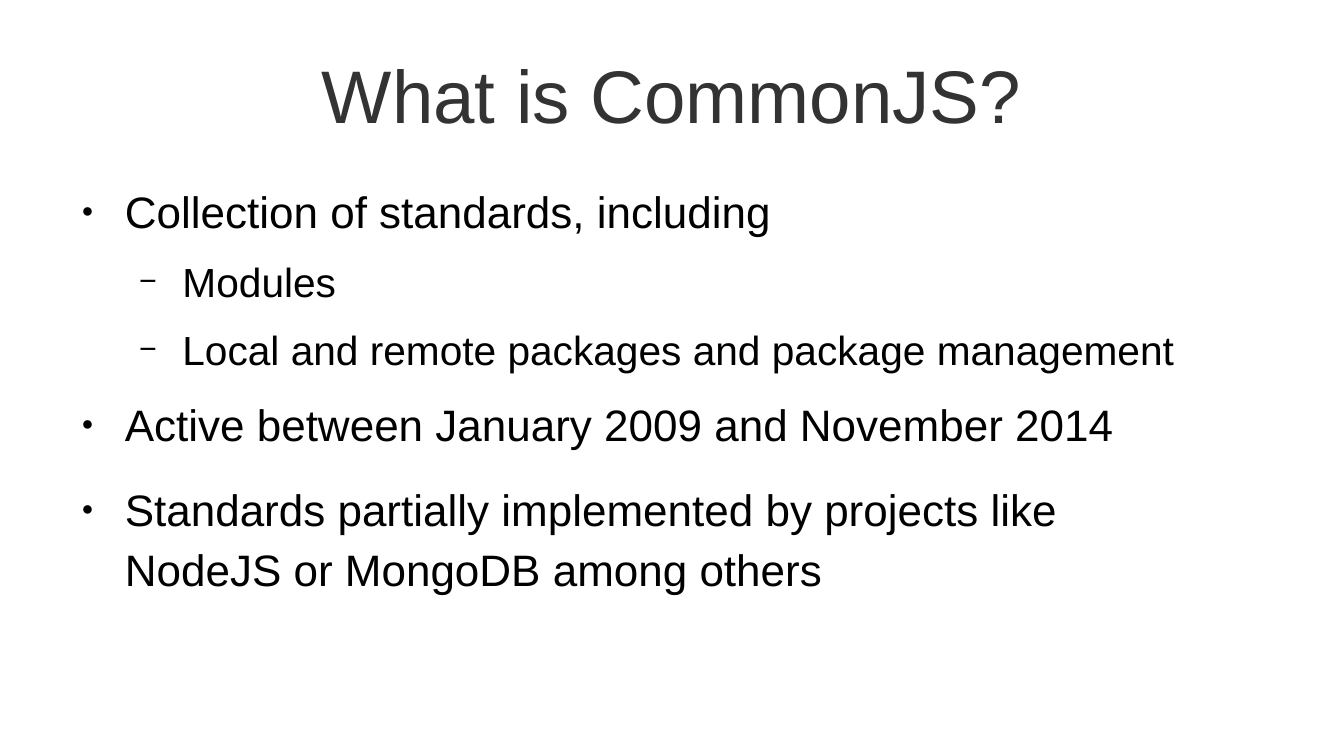
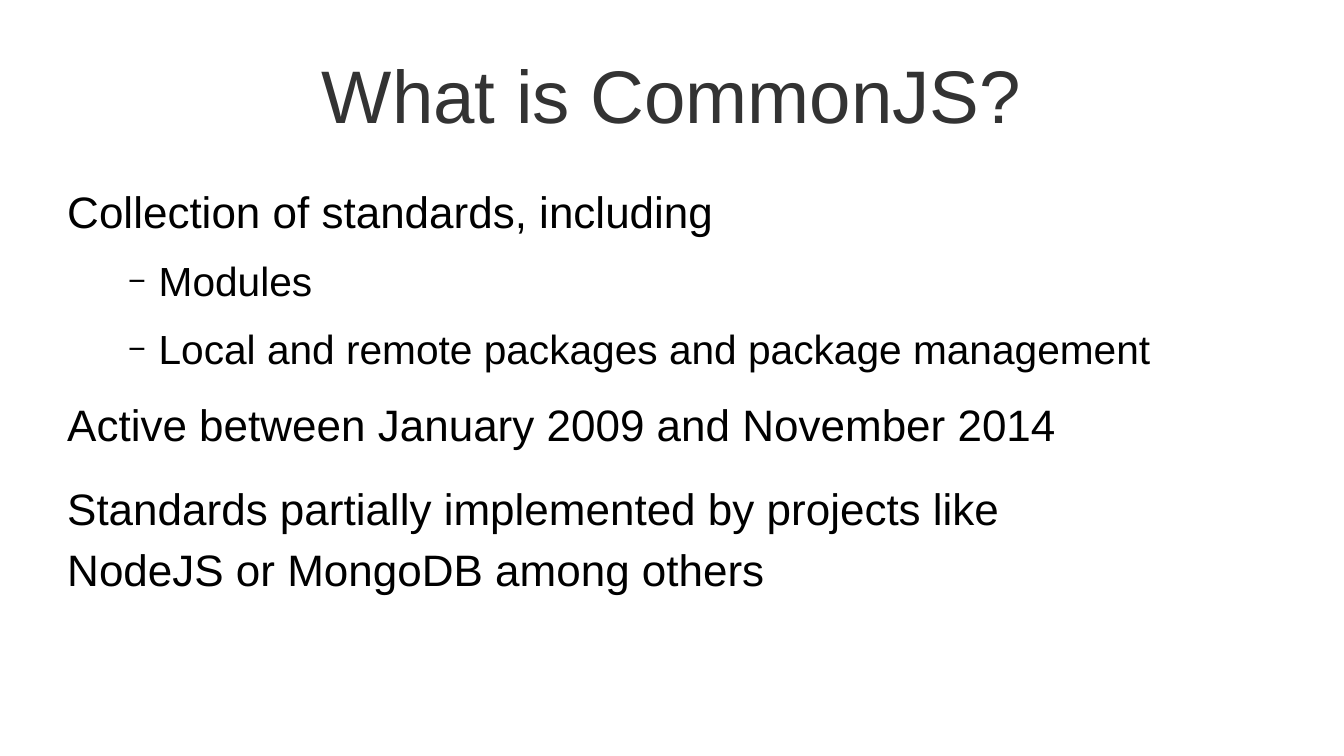
Before and after one commit to gehtmaguad/path-to-es-modules, a slide deck: slide 13 of path_to_esmodules.odp (slide 12 before the commit). Drawn at 1344x756 pixels with LibreOffice and Linux fonts; fonts in the diff are those of the drawing. Boxes give left, top, right and bottom in pixels: in the first picture for what was removed or moved away, otherwise in the second. Text is boxed around its words. In the diff, an @@ line names an element or a change of style, - is before the commit and + after.

```diff
--- a/path_to_esmodules.odp
+++ b/path_to_esmodules.odp
@@ text "Collection of standards, including" at [67, 196, 1150, 595]: bullet ● to none; indent changed; line spacing 1 to 0.9; more space between paragraphs @@
```
Also in this commit, not shown: 30 other slides changed, 2 slides added, 1 slide removed, 1 other file.
